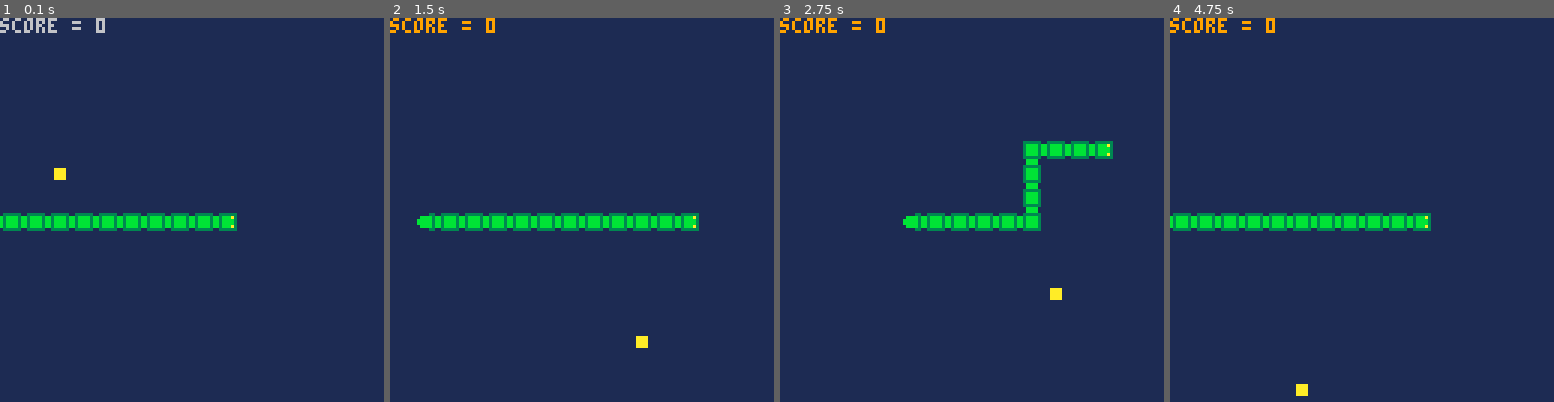
Above: before the commit, frames 1-4 (left to right).
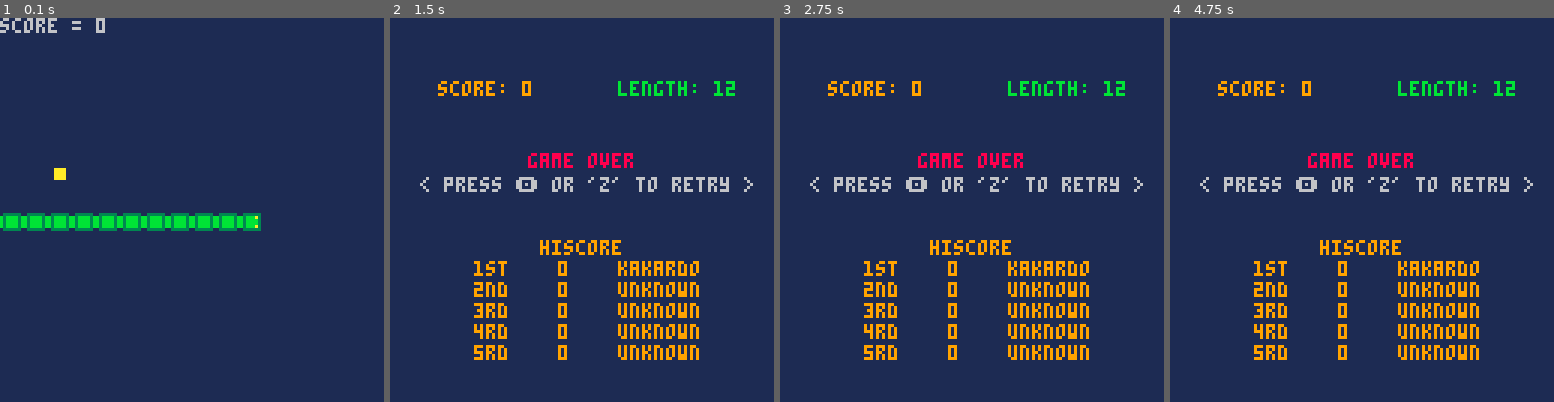
Above: after the commit, the same moments.

Repository: kakardo/Pico-8
Game: PICO-8 cartridge game carts/01 grone orm (snake clone)/snake.p8
The game is run twice, just before and just after one commit, with the same random seed, the same clock (stepped at 60 frames per second) and the same inputs.
Inputs:
- Up to frame 1 (0.1 s): no input
- Up to frame 2 (1.5 s): tap X (X key) at 0.33, 1.07 s; tap O (Z key) at 0.7 s
- Up to frame 3 (2.75 s): hold Right 1.6-2.1 s; tap O (Z key) at 1.7, 2.1, 2.5 s; tap X (X key) at 1.85 s; hold Up 2.15-2.42 s; hold Right from 2.47 s (still down)
- Up to frame 4 (4.75 s): tap O (Z key) every 0.4 s from 2.9 to 4.5 s; tap X (X key) at 2.97, 4.08 s; release Right at 3.03 s; hold Left 3.08-3.58 s; hold Down 3.63-3.97 s; hold Right 4.02-4.68 s; hold Up from 4.73 s (still down)

The runs differ from the first frame. In frame 1, 0.3% of the frame differs, in the area x 60-68%, y 50-56%; in frame 2, 10%, in the area x 0-95%, y 0-90%; in frame 3, 9.9%; in frame 4, 9.8%.

Commit message:
Implemented 8 fruit sprites made by Justin Cyr (I recolored the pear)

Diff:
--- a/game carts/01 grone orm (snake clone)/main.lua
+++ b/game carts/01 grone orm (snake clone)/main.lua
@@ -51,7 +51,7 @@
 step = 1
 
 -- game loop tick
-tick_goal = 5 -- Default = 5, Testing = 15
+tick_goal = 4 -- Default = 4, Testing = 15
 tick_count = 0
 
 score = 0
Not shown, changed: 90 lines of the sprite sheet (__gfx__) section of game carts/01 grone orm (snake clone)/snake.p8
Not shown, changed: the thumbnail (__label__) section of game carts/01 grone orm (snake clone)/snake.p8
Not shown, changed: the sound effects (__sfx__) section of game carts/01 grone orm (snake clone)/snake.p8
